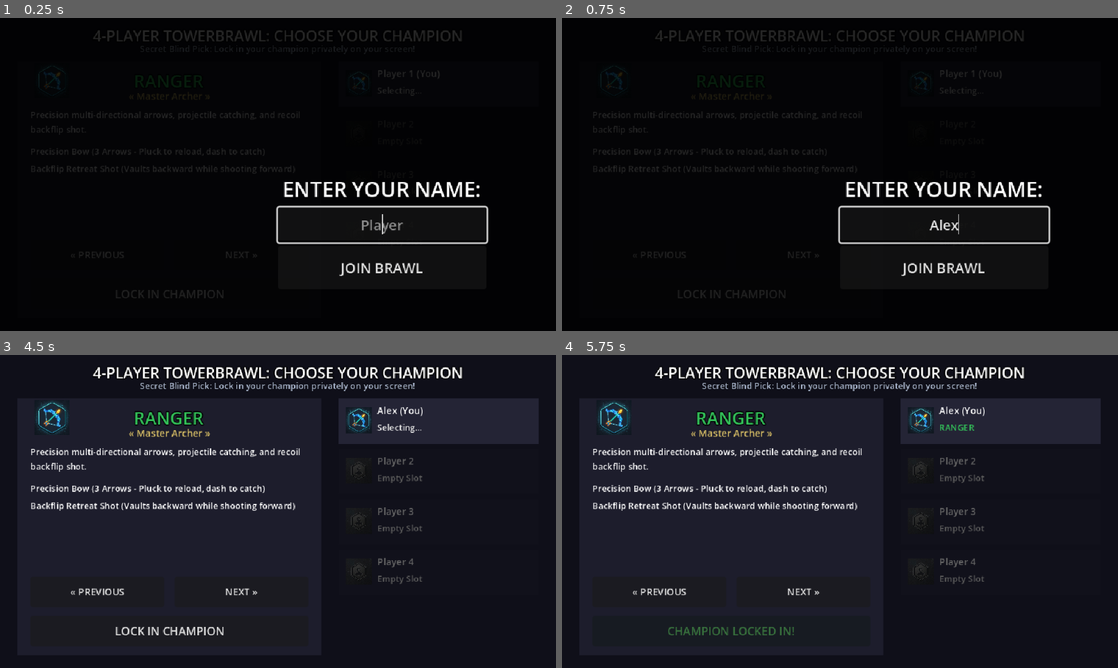
Above: before the commit, frames 1-4 (two rows, left to right).
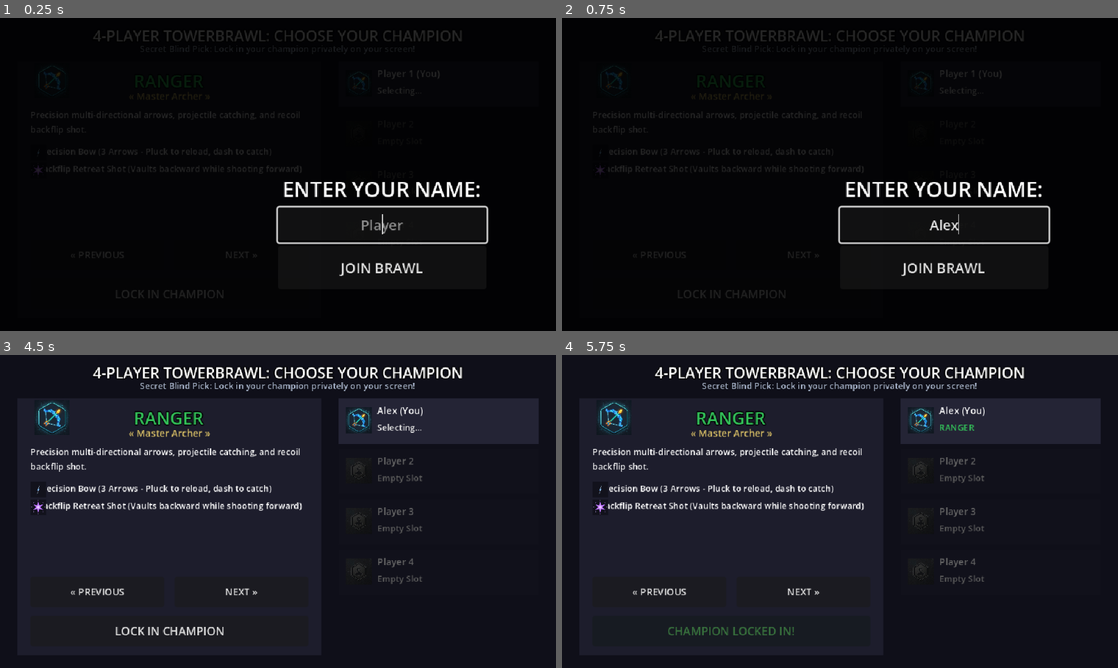
Above: after the commit, the same moments.

Repository: nemr118/tower_brawl
Game: Godot game, scene res://scenes/character_select.tscn
Same seed, same stepped clock (60 frames per second), same inputs: the game is played once before the commit and once after it.
Inputs (mouse positions are in pixels of both pictures, inside the frame that each line leads up to):
- Up to frame 1 (0.25 s): no input
- Up to frame 2 (0.75 s): click (945, 224) at 0.52 s; type "Alex" at 0.6 s
- Up to frame 3 (4.5 s): click "NEXT »" at 1.25 s; click "NEXT »" at 2 s; click "« PREVIOUS" at 2.75 s; click "LOCK IN CHAMPION" at 3.5 s; click "JOIN BRAWL" at 4.25 s
- Up to frame 4 (5.75 s): tap Enter (ui_accept) at 5, 5.27, 5.57 s; move the mouse to (962, 495) at 5.02 s; hold Right (ui_right) from 5.03 s (still down); tap R at 5.1 s; click (962, 495) at 5.17 s

The runs differ from the first frame. In frame 1, 0.2% of the frame differs, in the area x 5-55%, y 41-50%; in frame 2, 0.2%; in frame 3, 1.4%, in the area x 5-55%, y 41-51%; in frame 4, 1.4%.

Commit message:
Replaced all text fallbacks with actual PNG icons

Diff:
--- a/scripts/arena.gd
+++ b/scripts/arena.gd
@@ -216,19 +216,43 @@
 	if p_id == Global.my_player_id and Global.my_player_name != "":
 		disp_name = Global.my_player_name
 
-	name_lbl.text = disp_name + (" (You)" if p_id == Global.my_player_id else "") + " [" + c_info["name"] + "]"
+	var class_icon = name_lbl.get_node_or_null("ClassIcon")
+	if not class_icon:
+		class_icon = TextureRect.new()
+		class_icon.name = "ClassIcon"
+		class_icon.expand_mode = TextureRect.EXPAND_IGNORE_SIZE
+		class_icon.stretch_mode = TextureRect.STRETCH_KEEP_ASPECT_CENTERED
+		class_icon.size = Vector2(16, 16)
+		class_icon.position = Vector2(0, 2)
+		name_lbl.add_child(class_icon)
+	class_icon.texture = load(c_info["icon_tex"])
+	name_lbl.text = "   " + disp_name + (" (You)" if p_id == Global.my_player_id else "")
 	name_lbl.modulate = c_info["color"]
 
 	var stocks = player_stocks.get(p_id, Global.max_stocks)
-	var hearts = ""
-	for i in range(Global.max_stocks):
-		if i < stocks:
-			hearts += "* "
-		else:
-			hearts += "  "
-	stock_lbl.text = "LIVES: " + str(stocks)
-
-	score_lbl.text = "SCORE: " + str(Global.player_scores[p_id])
+	var stock_icon = stock_lbl.get_node_or_null("StockIcon")
+	if not stock_icon:
+		stock_icon = TextureRect.new()
+		stock_icon.name = "StockIcon"
+		stock_icon.expand_mode = TextureRect.EXPAND_IGNORE_SIZE
+		stock_icon.stretch_mode = TextureRect.STRETCH_KEEP_ASPECT_CENTERED
+		stock_icon.size = Vector2(16, 16)
+		stock_icon.position = Vector2(0, 2)
+		stock_lbl.add_child(stock_icon)
+	stock_icon.texture = load("res://assets/icons/heart.jpg")
+	stock_lbl.text = "   x " + str(stocks)
+
+	var score_icon = score_lbl.get_node_or_null("ScoreIcon")
+	if not score_icon:
+		score_icon = TextureRect.new()
+		score_icon.name = "ScoreIcon"
+		score_icon.expand_mode = TextureRect.EXPAND_IGNORE_SIZE
+		score_icon.stretch_mode = TextureRect.STRETCH_KEEP_ASPECT_CENTERED
+		score_icon.size = Vector2(16, 16)
+		score_icon.position = Vector2(0, 2)
+		score_lbl.add_child(score_icon)
+	score_icon.texture = load("res://assets/icons/crown.jpg")
+	score_lbl.text = "   " + str(Global.player_scores[p_id])
 
 func _host_spawn_powerup():
 	if not is_instance_valid(powerup_node) and not is_arena_rotating:
@@ -253,17 +277,10 @@
 	col.shape = shape
 	powerup_node.add_child(col)
 
-	var vis = ColorRect.new()
-	vis.color = Color(1.0, 0.8, 0.0)
-	vis.custom_minimum_size = Vector2(24, 24)
-	vis.position = Vector2(-12, -12)
-	powerup_node.add_child(vis)
-
-	var lbl = Label.new()
-	lbl.text = "+"
-	lbl.position = Vector2(-10, -12)
-	lbl.add_theme_font_size_override("font_size", 16)
-	powerup_node.add_child(lbl)
+	var tex = Sprite2D.new()
+	tex.texture = load("res://assets/icons/pickup.jpg")
+	tex.scale = Vector2(0.12, 0.12)  # Scale a 256x256 image to ~30x30
+	powerup_node.add_child(tex)
 
 	add_child(powerup_node)
 	powerup_node.connect("body_entered", Callable(self, "_on_powerup_body_entered"))
--- a/scripts/character_select.gd
+++ b/scripts/character_select.gd
@@ -65,6 +65,26 @@
 }
 
 func _ready():
+
+	# Primary Icon
+	var p_icon = TextureRect.new()
+	p_icon.name = "PrimaryIcon"
+	p_icon.expand_mode = TextureRect.EXPAND_IGNORE_SIZE
+	p_icon.stretch_mode = TextureRect.STRETCH_KEEP_ASPECT_CENTERED
+	p_icon.size = Vector2(18, 18)
+	p_icon.position = Vector2(0, 0)
+	p_icon.texture = load("res://assets/icons/primary.jpg")
+	primary_label.add_child(p_icon)
+
+	# Special Icon
+	var s_icon = TextureRect.new()
+	s_icon.name = "SpecialIcon"
+	s_icon.expand_mode = TextureRect.EXPAND_IGNORE_SIZE
+	s_icon.stretch_mode = TextureRect.STRETCH_KEEP_ASPECT_CENTERED
+	s_icon.size = Vector2(18, 18)
+	s_icon.position = Vector2(0, 0)
+	s_icon.texture = load("res://assets/icons/special.jpg")
+	special_label.add_child(s_icon)
 	# UI Hooks for IconTex
 	var show_tr = TextureRect.new()
 	show_tr.name = "IconTex"
@@ -188,8 +208,8 @@
 		name_label.get_parent().get_node("IconTex").texture = load(c_info["icon_tex"])
 	name_label.modulate = c_info["color"]
 	desc_label.text = c_info["desc"]
-	primary_label.text = s_info["primary"]
-	special_label.text = s_info["special"]
+	primary_label.text = "   " + s_info["primary"]
+	special_label.text = "   " + s_info["special"]
 
 func _lock_in_champion():
 	is_locked_in = true
Binary file added: assets/icons/crown.jpg
Not shown, added: assets/icons/crown.jpg.import
Binary file added: assets/icons/heart.jpg
Not shown, added: assets/icons/heart.jpg.import
Binary file added: assets/icons/pickup.jpg
Not shown, added: assets/icons/pickup.jpg.import
Binary file added: assets/icons/primary.jpg
Not shown, added: assets/icons/primary.jpg.import
Binary file added: assets/icons/special.jpg
Not shown, added: assets/icons/special.jpg.import
Not shown, changed: build/web/index.html
Not shown, changed: build/web/index.pck
